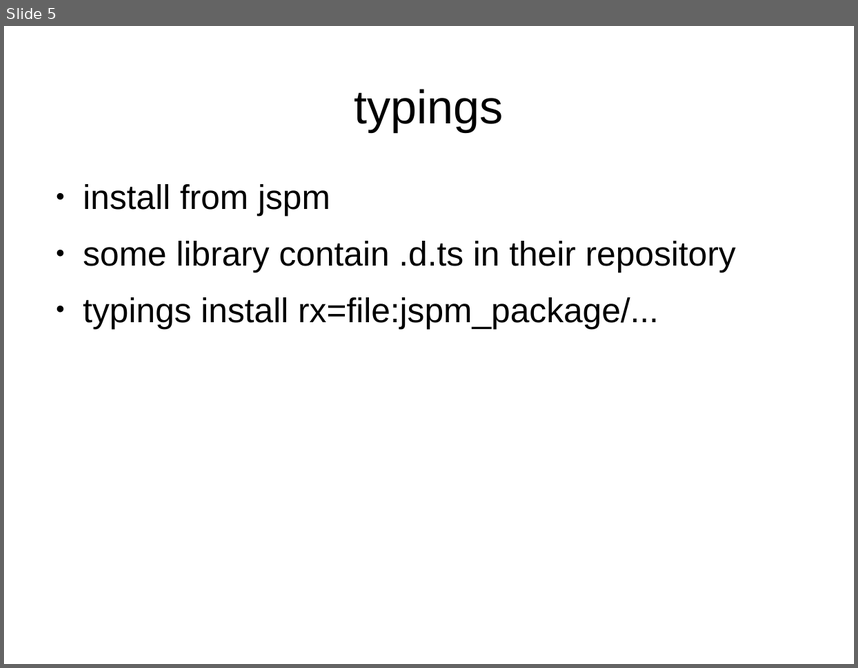
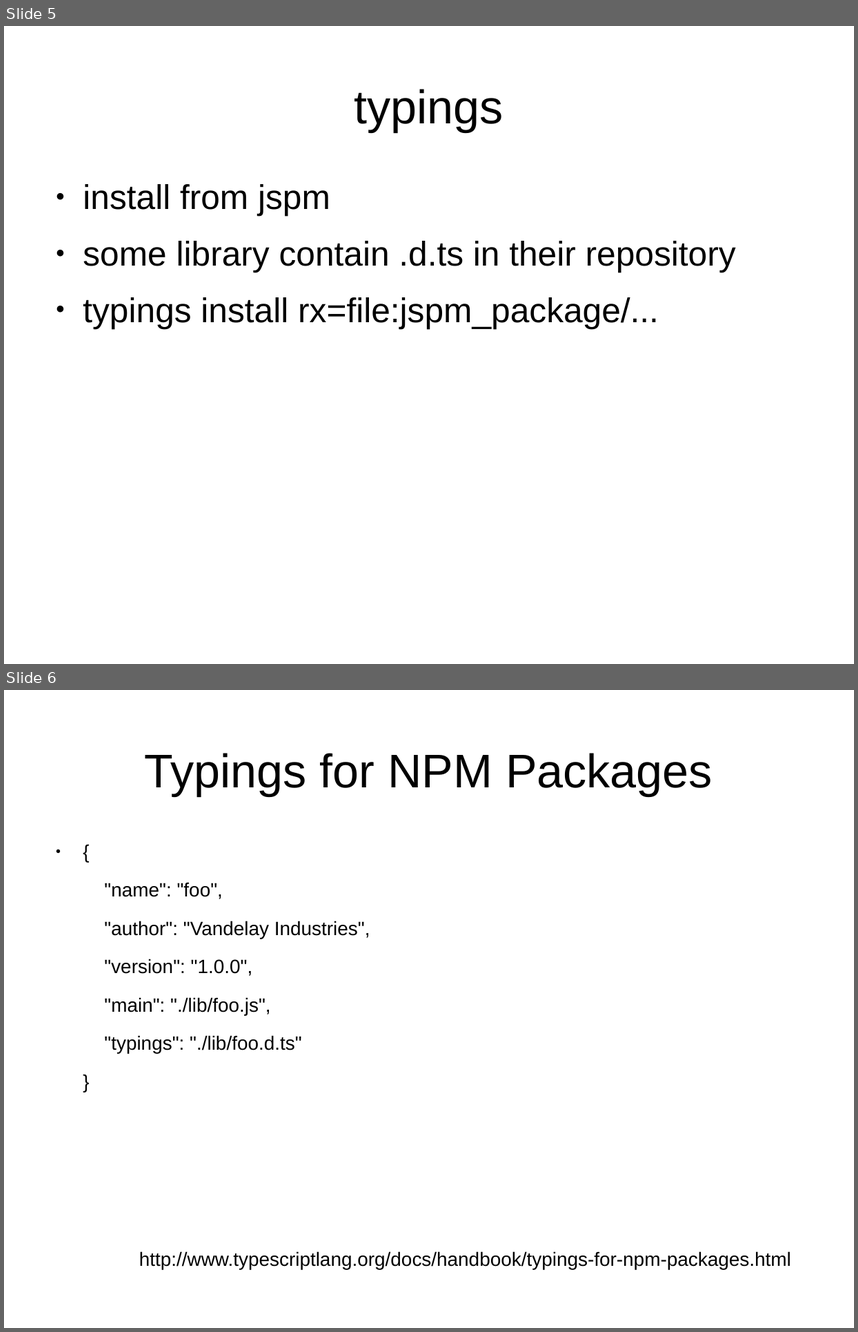
Before and after one commit to sallop/til, a slide deck: typescript.odp. Shown one above the other, each under a label of ours: slide 5 before the commit, slides 5 and 6 after it. The pictures are 858x668 and 858x1332 pixels, drawn with LibreOffice and Linux fonts; fonts in the diff are those of the drawing. Boxes give left, top, right and bottom in pixels: in the first picture for what was removed or moved away, otherwise in the second. Text is boxed around its words. In the diff, an @@ line names an element or a change of style, - is before the commit and + after.

Commit message:
install .d.ts to typings

```diff
--- a/typescript.odp
+++ b/typescript.odp
@@ slide 6 added at [4, 690, 854, 1328], background #FFFFFF @@
@@ title added at [145, 753, 713, 796], 44 pt, text #000000 @@
+Typings for NPM Packages
@@ text added at [104, 882, 370, 1054], 18 pt, text #000000 @@
+● {
+"name": "foo",
+"author": "Vandelay Industries",
+"version": "1.0.0",
+"main": "./lib/foo.js",
+"typings": "./lib/foo.d.ts"
+}
@@ text added at [139, 1251, 791, 1269], 18 pt, text #000000 @@
+http://www.typescriptlang.org/docs/handbook/typings-for-npm-packages.html
```
Also in this commit, not shown: 2 other slides added.
